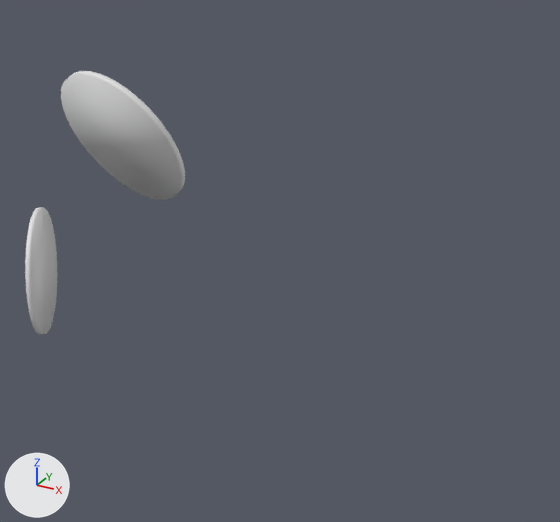
What one commit did to the FBX model MaLaiMo/Assets/9__Model/Model/hometown_indoor/Object/10dollar_coin/10dollar --.fbx.
Camera for both pictures: a 50 mm camera at (0.243, -0.426, 0.506) aimed at (0.077, -0.124, 0.355). The axes (+X, +Y, +Z) are drawn at lower left. The lights are the same throughout. Both versions are drawn at frame 43 of the action 'Scene'; the numbers are the values there.

The first picture shows '10dollor.003', '10dollor.004'.
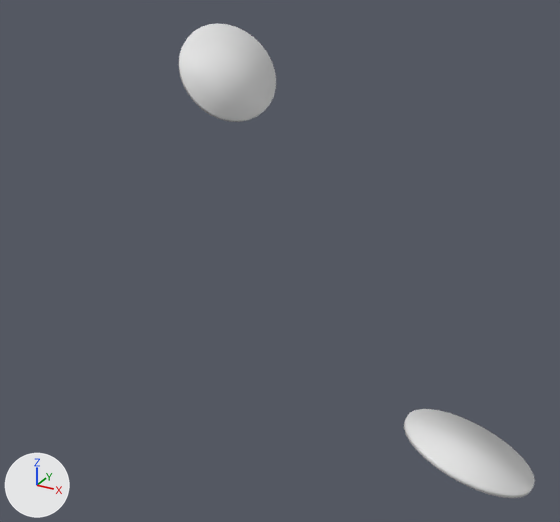
Boxes [x1, y1, x2, y2] around the edits, measured in the pictures (560 x 522 px):
'10dollor.004', moved, turned: before [61, 71, 185, 200]; after [404, 409, 535, 498]
'10dollor.003', moved, turned: before [25, 207, 57, 334]; after [178, 23, 276, 122]

What the commit changed:
me_circle_006 has 64 vertices, 34 faces and spans x -0.52..0.75, y -3.0..3.0, z -3.0..2.95.
me_circle_006 is used by ob_10dollor_003; location (-0.0167, -0.1851, 0.3536); rotation (-1.406, -0.0527, -2.376), in degrees (-81, -3, -136); scale (0.01, 0.01, 0.01).
me_circle_006 part 1: the whole mesh is moved by (-0.12, 0.0, 0.02).
Object '10dollor.003' (ob_10dollor_003) moves from (-0.0167, -0.1851, 0.3536) to (-0.003, -0.0405, 0.4253).
Object '10dollor.003' (ob_10dollor_003) turns from (-81, -3, -136) to (-30, -42, -24) degrees about x, y and z.
Object '10dollor.004' (ob_10dollor_004) moves from (0.0465, -0.1973, 0.4277) to (0.181, -0.1419, 0.2931).
Object '10dollor.004' (ob_10dollor_004) turns from (-132, 3.3, 116) to (149, -54, -57) degrees about x, y and z.
